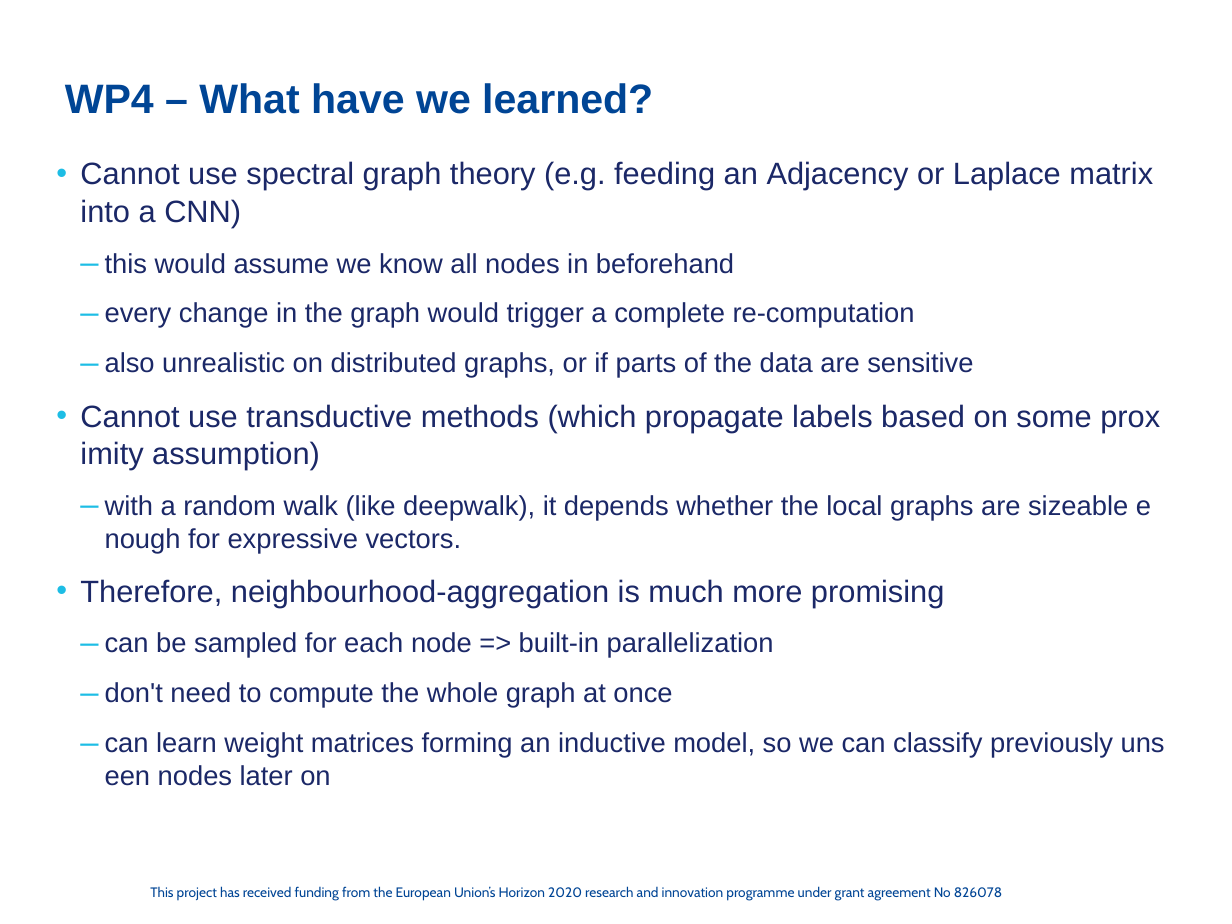
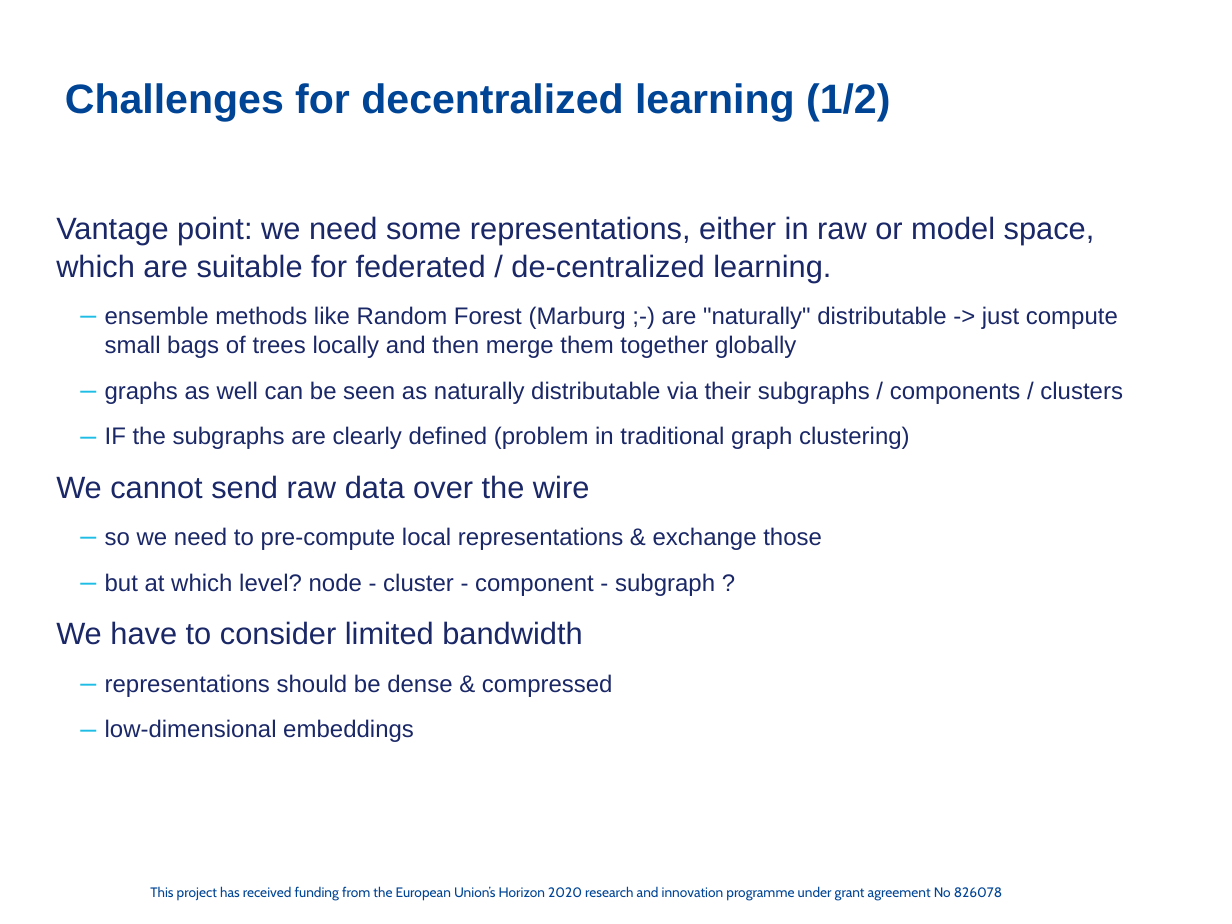
Before and after one commit to cassinius/phd-presentations, a slide deck: slide 3 of 2020/FC_sept_Graphs_LS/FeatureCloud_PPT_WP4_update.pptx (slide 4 before the commit). Drawn at 1232x924 pixels with LibreOffice and Linux fonts; fonts in the diff are those of the drawing; background and template pictures are left out. Boxes give left, top, right and bottom in pixels: in the first picture for what was removed or moved away, otherwise in the second. Text is boxed around its words. In the diff, an @@ line names an element or a change of style, - is before the commit and + after.

```diff
--- a/2020/FC_sept_Graphs_LS/FeatureCloud_PPT_WP4_update.pptx
+++ b/2020/FC_sept_Graphs_LS/FeatureCloud_PPT_WP4_update.pptx
@@ title at (65, 83, 890, 122): text changed @@
-WP4 – What have we learned?
+Challenges for decentralized learning (1/2)
@@ text at (56, 216, 1123, 742): text changed; size 16 to 14 pt @@
-• Cannot use spectral graph theory (e.g. feeding an Adjacency or Laplace matrix into a CNN)
-  – this would assume we know all nodes in beforehand
-  – every change in the graph would trigger a complete re-computation
-  – also unrealistic on distributed graphs, or if parts of the data are sensitive
-• Cannot use transductive methods (which propagate labels based on some proximity assumption)
-  – with a random walk (like deepwalk), it depends whether the local graphs are sizeable enough for expressive vectors.
-• Therefore, neighbourhood-aggregation is much more promising
-  – can be sampled for each node => built-in parallelization
-  – don't need to compute the whole graph at once
-  – can learn weight matrices forming an inductive model, so we can classify previously unseen nodes later on
+Vantage point: we need some representations, either in raw or model space, which are suitable for federated / de-centralized learning.
+  – ensemble methods like Random Forest (Marburg ;-) are "naturally" distributable -> just compute small bags of trees locally and then merge them together globally
+  – graphs as well can be seen as naturally distributable via their subgraphs / components / clusters
+  – IF the subgraphs are clearly defined (problem in traditional graph clustering)
+We cannot send raw data over the wire
+  – so we need to pre-compute local representations & exchange those
+  – but at which level? node - cluster - component - subgraph ?
+We have to consider limited bandwidth
+  – representations should be dense & compressed
+  – low-dimensional embeddings
```
Also in this commit, not shown: 5 other slides changed, 8 slides added, 3 slides removed, 4 other files.
